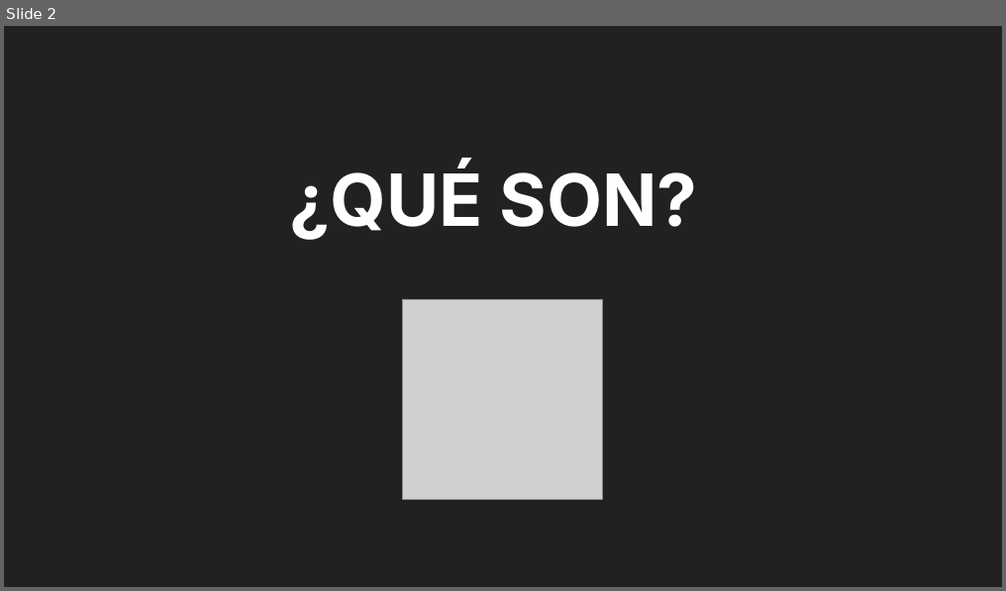
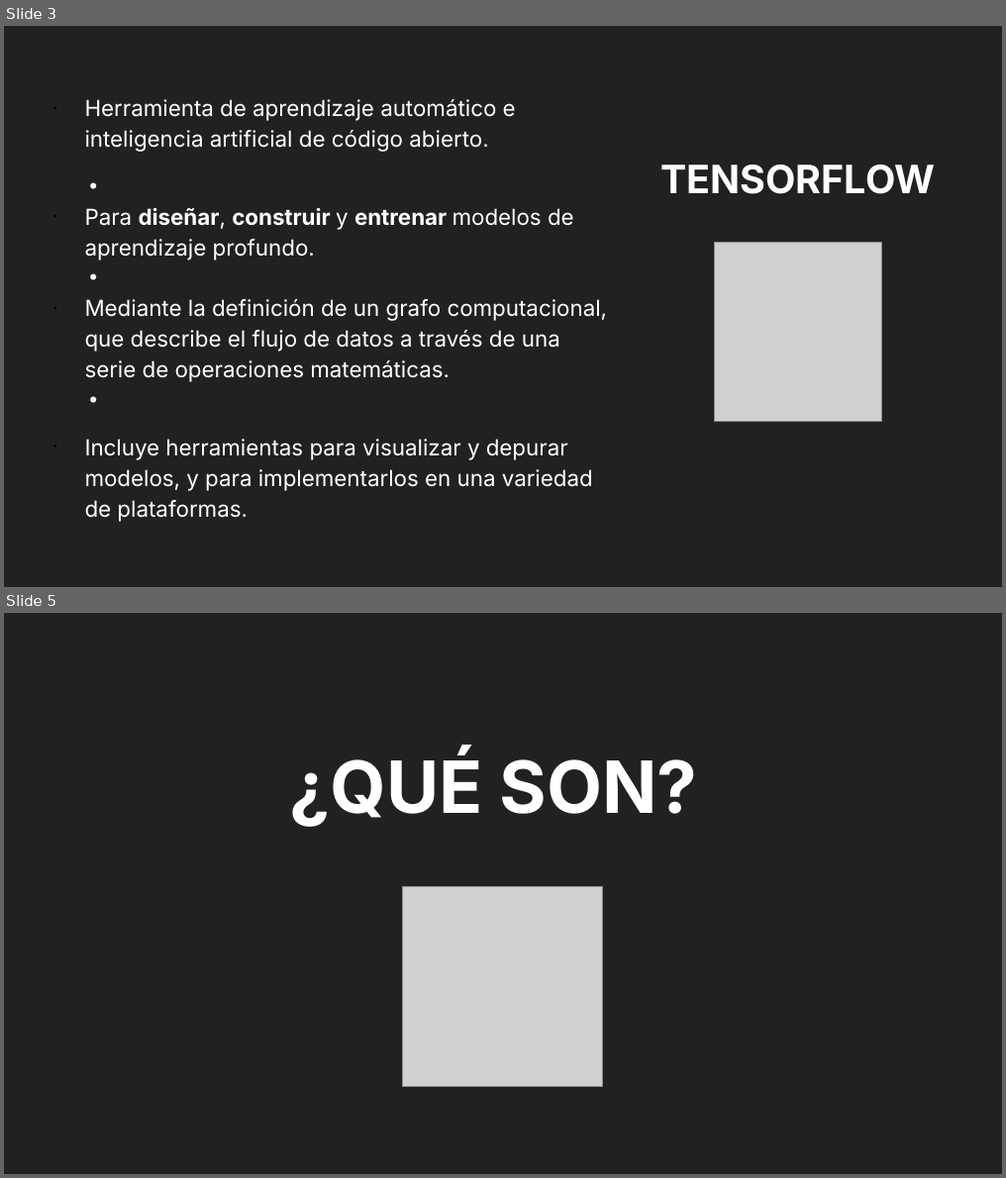
Before and after one commit to VataUTN/Deteccion_de_Figuras_Geometricas, a slide deck: Parcial MI.odp. Shown one above the other, each under a label of ours: slide 2 before the commit, slides 3 and 5 after it; the slides between them are not shown. The pictures are 1006x591 and 1006x1178 pixels, drawn with LibreOffice and Linux fonts; fonts in the diff are those of the drawing; grey boxes stand for pictures. Boxes give left, top, right and bottom in pixels: in the first picture for what was removed or moved away, otherwise in the second. Text is boxed around its words. In the diff, an @@ line names an element or a change of style, - is before the commit and + after.

Commit message:
Agregando diapositivas de lenguaje y librería Tensorflow

```diff
--- a/Parcial MI.odp
+++ b/Parcial MI.odp
@@ slide 3 added at [4, 26, 1002, 587], background #212121 @@
@@ text added at [85, 99, 608, 522], 16 pt, text #FFFFFF @@
+• Herramienta de aprendizaje automático e inteligencia artificial de código abierto.
+• Para diseñar, construir y entrenar modelos de aprendizaje profundo.
+• Mediante la definición de un grafo computacional, que describe el flujo de datos a través de una serie de operaciones matemáticas.
+• Incluye herramientas para visualizar y depurar modelos, y para implementarlos en una variedad de plataformas.
@@ title added at [660, 165, 935, 194], 28.2 pt, text #FFFFFF, bold @@
+TENSORFLOW
@@ picture added at [715, 243, 882, 421] @@
@@ what was slide 2 is now slide 5 @@
```
Also in this commit, not shown: 3 slides changed, 4 other slides added, 2 slides removed.
